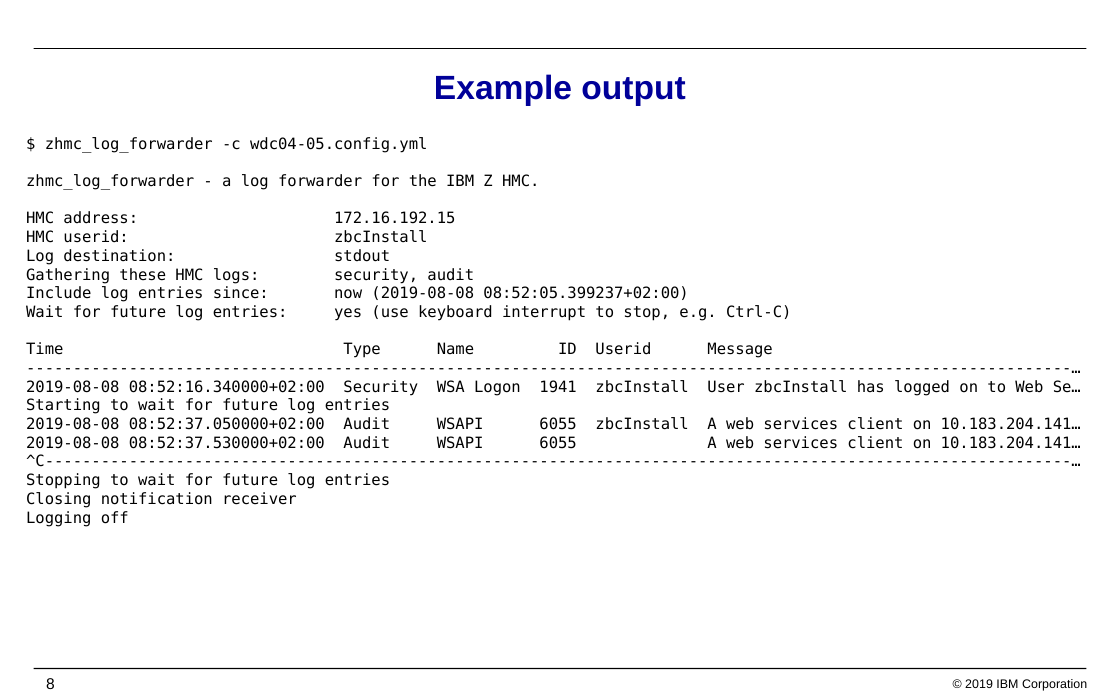
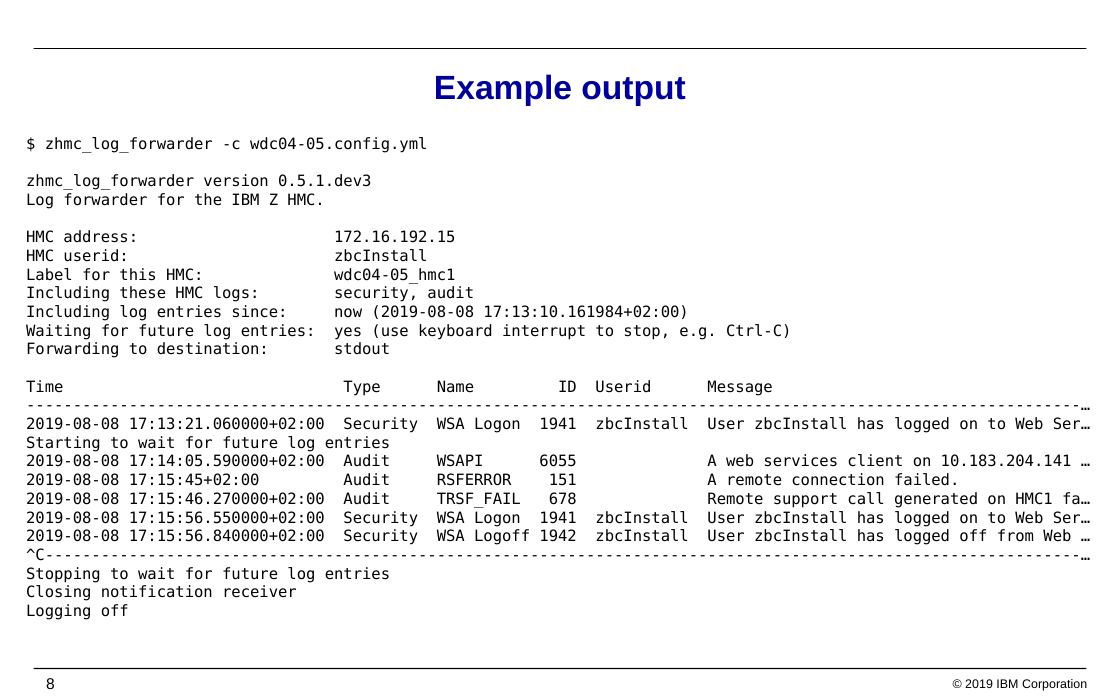
Before and after one commit to zhmcclient/zhmc-log-forwarder, a slide deck: slide 8 of IBM_Z_HMC_Log_Forwarder.pptx. Drawn at 1120x700 pixels with LibreOffice and Linux fonts; fonts in the diff are those of the drawing; background and template pictures are left out. Boxes give left, top, right and bottom in pixels: in the first picture for what was removed or moved away, otherwise in the second. Text is boxed around its words. In the diff, an @@ line names an element or a change of style, - is before the commit and + after.

Commit message:
Updated presentation with latest config parms and output format

```diff
--- a/IBM_Z_HMC_Log_Forwarder.pptx
+++ b/IBM_Z_HMC_Log_Forwarder.pptx
@@ text at bbox=[26, 137, 1090, 620]: text changed @@
-$ zhmc_log_forwarder -c wdc04-05.config.yml
-zhmc_log_forwarder - a log forwarder for the IBM Z HMC.
-HMC address: 172.16.192.15
-HMC userid: zbcInstall
-Log destination: stdout
-Gathering these HMC logs: security, audit
-Include log entries since: now (2019-08-08 08:52:05.399237+02:00)
-Wait for future log entries: yes (use keyboard interrupt to stop, e.g. Ctrl-C)
-Time Type Name ID Userid Message
-----------------------------------------------------------------------------------------------------------------…
-2019-08-08 08:52:16.340000+02:00 Security WSA Logon 1941 zbcInstall User zbcInstall has logged on to Web Se…
-Starting to wait for future log entries
-2019-08-08 08:52:37.050000+02:00 Audit WSAPI 6055 zbcInstall A web services client on 10.183.204.141…
-2019-08-08 08:52:37.530000+02:00 Audit WSAPI 6055 A web services client on 10.183.204.141…
-^C--------------------------------------------------------------------------------------------------------------…
-Stopping to wait for future log entries
-Closing notification receiver
-Logging off
+$ zhmc_log_forwarder -c wdc04-05.config.yml
+zhmc_log_forwarder version 0.5.1.dev3
+Log forwarder for the IBM Z HMC.
+HMC address: 172.16.192.15
+HMC userid: zbcInstall
+Label for this HMC: wdc04-05_hmc1
+Including these HMC logs: security, audit
+Including log entries since: now (2019-08-08 17:13:10.161984+02:00)
+Waiting for future log entries: yes (use keyboard interrupt to stop, e.g. Ctrl-C)
+Forwarding to destination: stdout
+Time Type Name ID Userid Message
+-----------------------------------------------------------------------------------------------------------------…
+2019-08-08 17:13:21.060000+02:00 Security WSA Logon 1941 zbcInstall User zbcInstall has logged on to Web Ser…
+Starting to wait for future log entries
+2019-08-08 17:14:05.590000+02:00 Audit WSAPI 6055 A web services client on 10.183.204.141 …
+2019-08-08 17:15:45+02:00 Audit RSFERROR 151 A remote connection failed.
+2019-08-08 17:15:46.270000+02:00 Audit TRSF_FAIL 678 Remote support call generated on HMC1 fa…
+2019-08-08 17:15:56.550000+02:00 Security WSA Logon 1941 zbcInstall User zbcInstall has logged on to Web Ser…
+2019-08-08 17:15:56.840000+02:00 Security WSA Logoff 1942 zbcInstall User zbcInstall has logged off from Web …
+^C---------------------------------------------------------------------------------------------------------------…
+Stopping to wait for future log entries
+Closing notification receiver
+Logging off
```
Also in this commit, not shown: 3 other slides changed, 1 other file.
